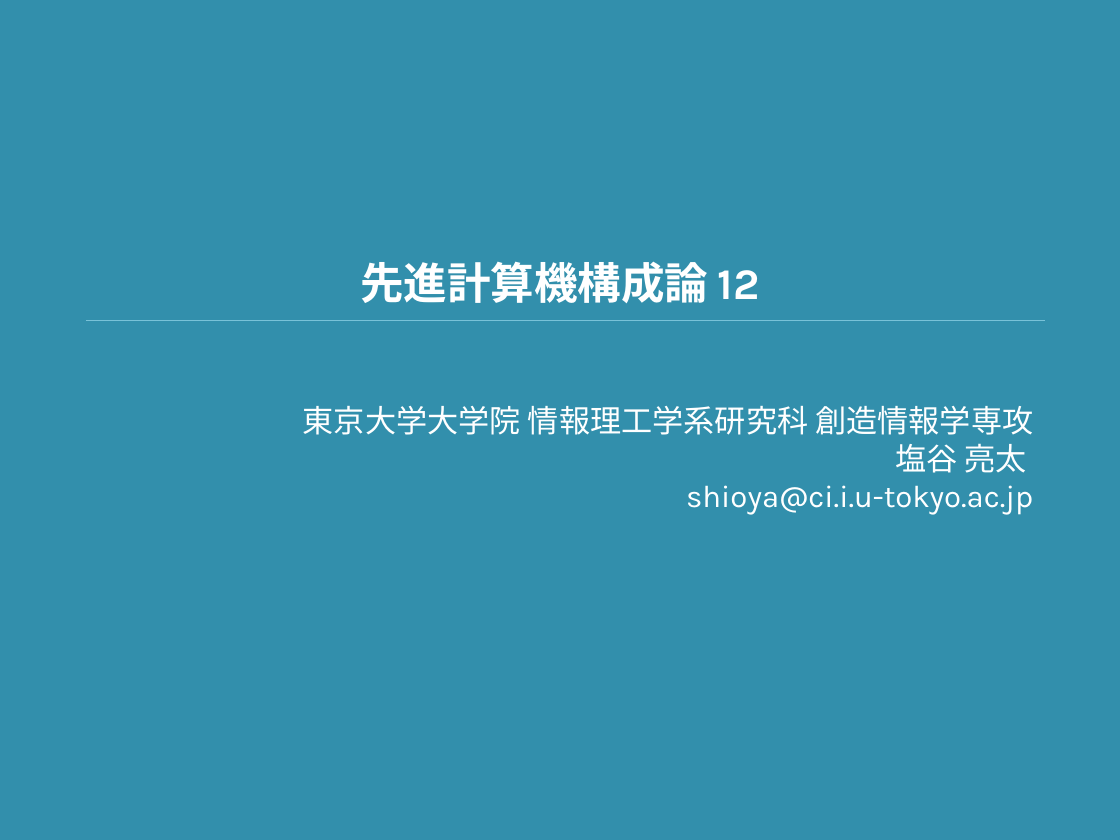
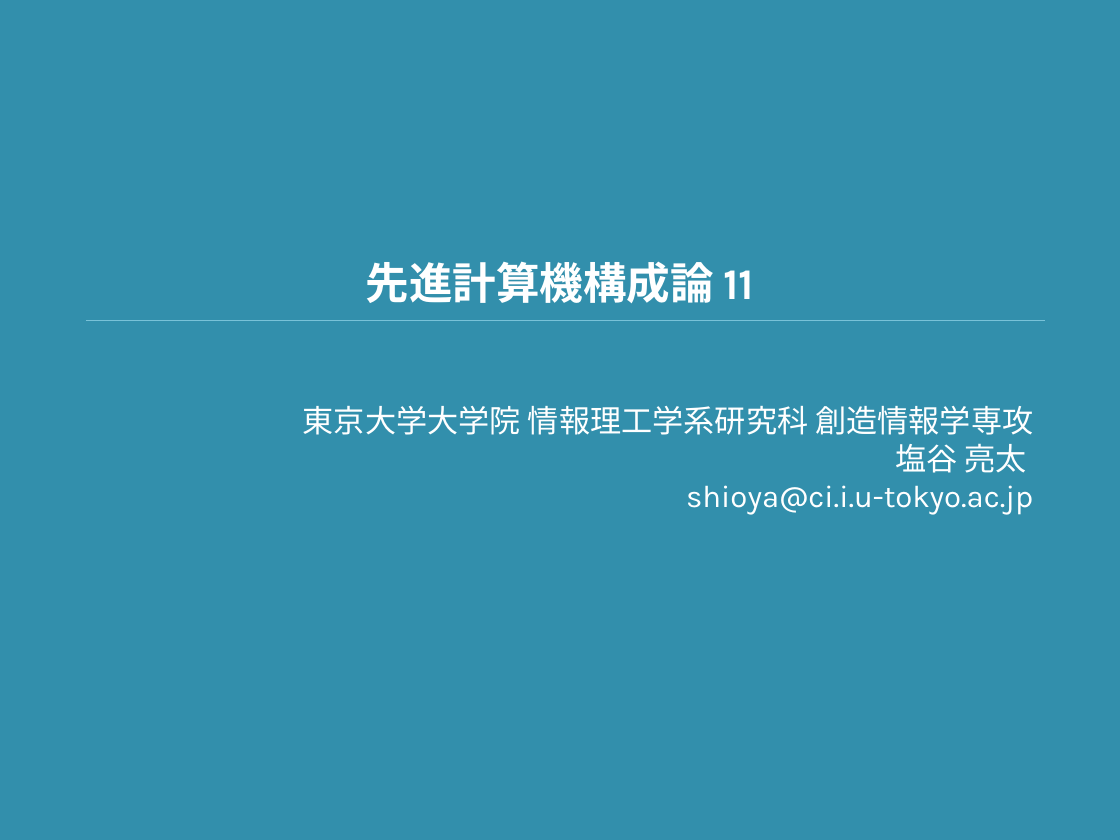
Before and after one commit to shioyadan/advanced-computer-organization, a slide deck: slide 1 of aco-shioya-12.pptx. Drawn at 1120x840 pixels with LibreOffice and Linux fonts; fonts in the diff are those of the drawing. Boxes give left, top, right and bottom in pixels: in the first picture for what was removed or moved away, otherwise in the second. Text is boxed around its words. In the diff, an @@ line names an element or a change of style, - is before the commit and + after.

```diff
--- a/aco-shioya-12.pptx
+++ b/aco-shioya-12.pptx
@@ title at (366,261,754,303): text changed @@
-先進計算機構成論 12
+先進計算機構成論 11
```
Also in this commit, not shown: 26 other slides changed, 43 slides added, 74 slides removed, 8 other files.
